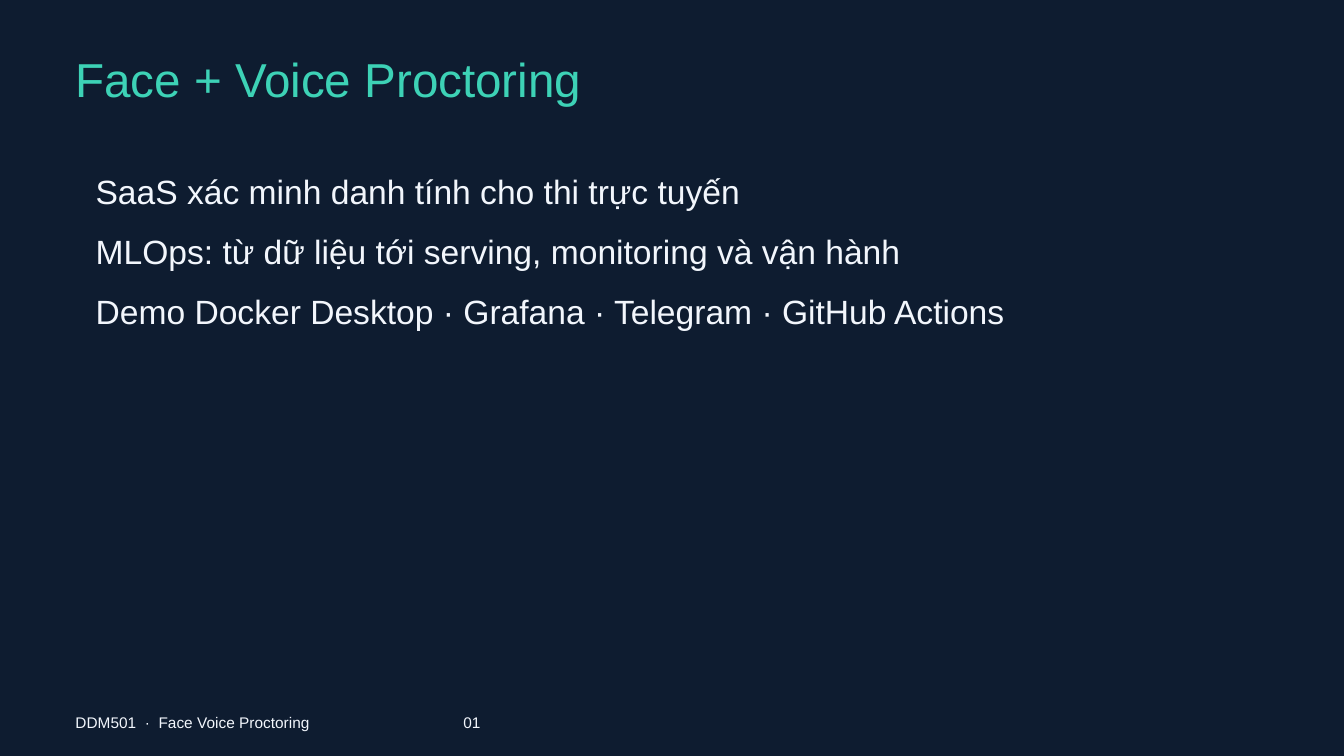
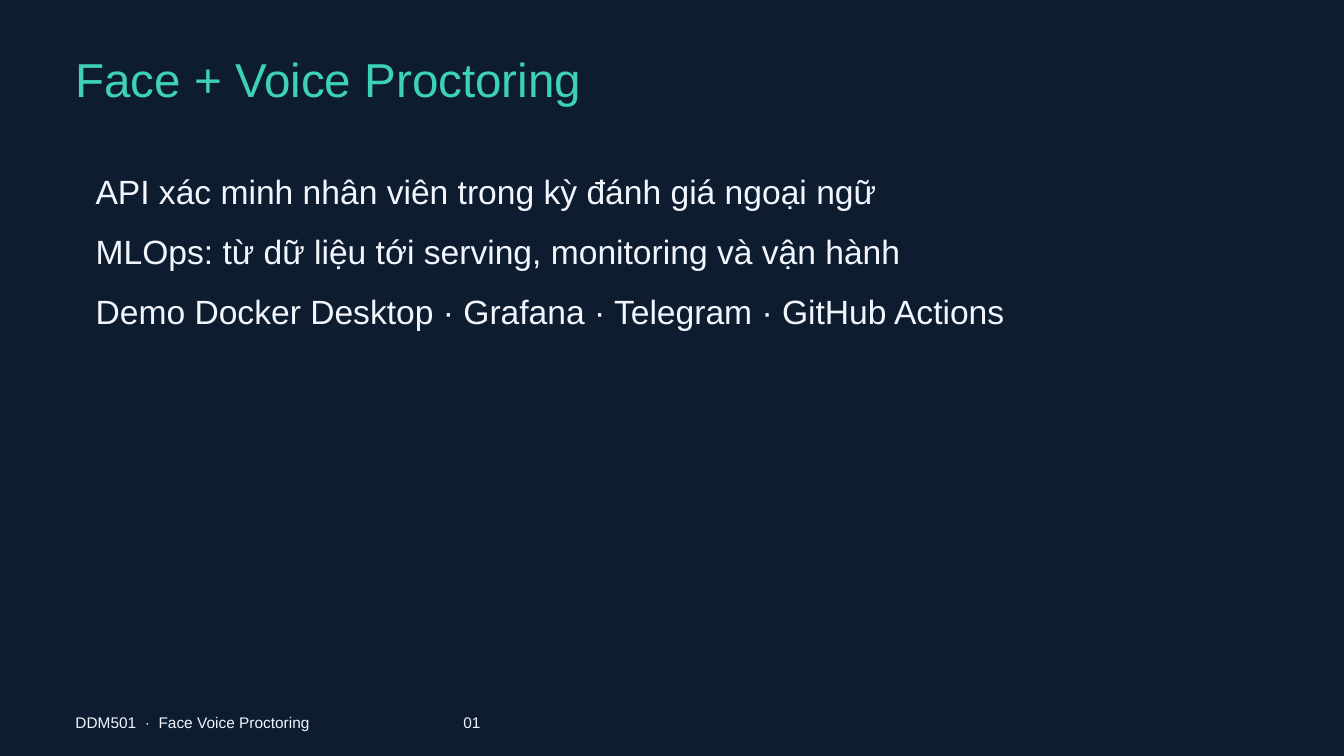
Before and after one commit to FSB-MSA36HN/DDM501-face-voice-proctoring, a slide deck: slide 1 of docs/DDM501_Face_Voice_Proctoring.pptx. Drawn at 1344x756 pixels with LibreOffice and Linux fonts; fonts in the diff are those of the drawing. Boxes give left, top, right and bottom in pixels: in the first picture for what was removed or moved away, otherwise in the second. Text is boxed around its words. In the diff, an @@ line names an element or a change of style, - is before the commit and + after.

```diff
--- a/docs/DDM501_Face_Voice_Proctoring.pptx
+++ b/docs/DDM501_Face_Voice_Proctoring.pptx
@@ text at <box>96,179,876,211</box>: text changed @@
-SaaS xác minh danh tính cho thi trực tuyến
+API xác minh nhân viên trong kỳ đánh giá ngoại ngữ
```
Also in this commit, not shown: 4 other slides changed, 5 other files.
